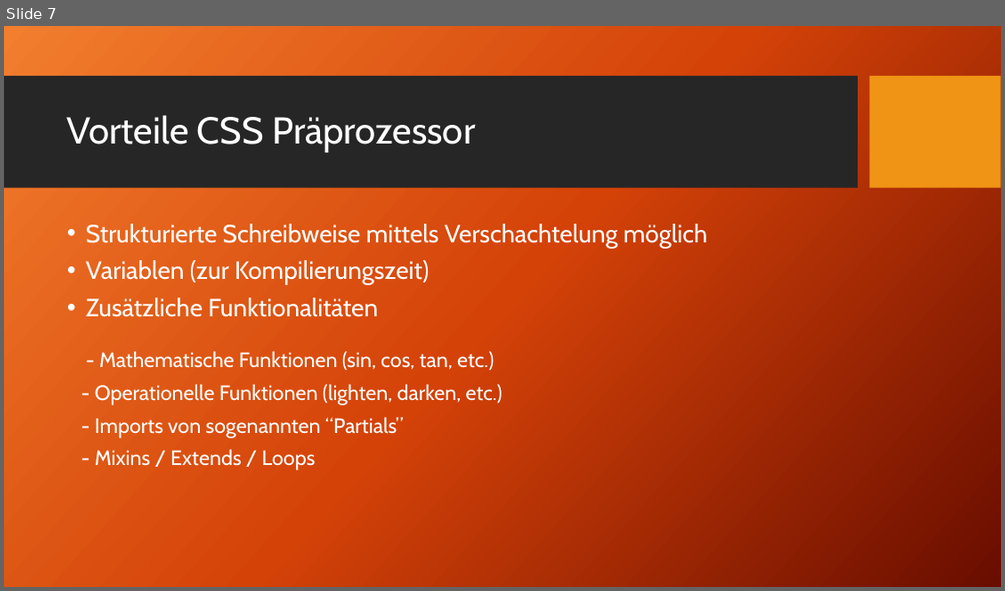
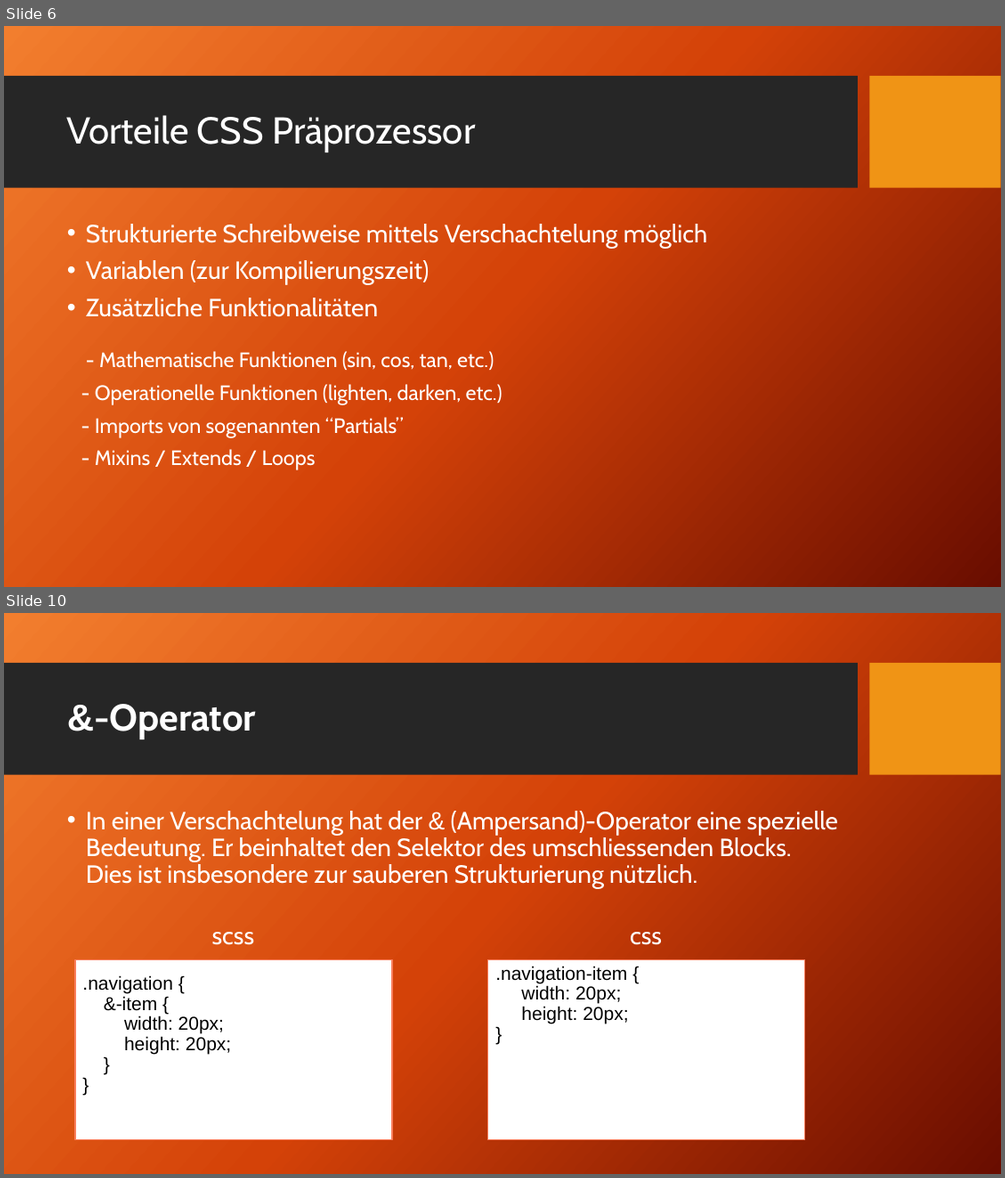
Before and after one commit to TomFrey/htmlCssBasicUebungen, a slide deck: sass Schulung.pptx. Shown one above the other, each under a label of ours: slide 7 before the commit, slides 6 and 10 after it; the slides between them are not shown. The pictures are 1005x591 and 1005x1178 pixels, drawn with LibreOffice and Linux fonts; fonts in the diff are those of the drawing; background and template pictures are left out. Boxes give left, top, right and bottom in pixels: in the first picture for what was removed or moved away, otherwise in the second. Text is boxed around its words. In the diff, an @@ line names an element or a change of style, - is before the commit and + after.

```diff
--- a/sass Schulung.pptx
+++ b/sass Schulung.pptx
@@ slide 10 added at box(4, 613, 1001, 1174), background picture (left out); not listed: 2 template elements that a slide beside it also shows @@
@@ title added at box(67, 704, 256, 738), 36 pt, text #FFFFFF, bold @@
+&-Operator
@@ text added at box(86, 811, 838, 888), 24 pt, text #FFFFFF @@
+• In einer Verschachtelung hat der & (Ampersand)-Operator eine spezielle Bedeutung. Er beinhaltet den Selektor des umschliessenden Blocks. Dies ist insbesondere zur sauberen Strukturierung nützlich.
@@ text added at box(212, 932, 254, 945), 24 pt, text #FFFFFF @@
+scss
@@ text added at box(630, 932, 662, 945), 24 pt, text #FFFFFF @@
+css
@@ rectangle added at box(75, 960, 392, 1140), fill #FFFFFF, outline #FA7E5C 1 pt, 18 pt, text #000000 @@
+.navigation {
+&-item {
+width: 20px;
+height: 20px;
+}
+}
@@ rectangle added at box(488, 960, 806, 1140), fill #FFFFFF, outline #FA7E5C 1 pt, 18 pt, text #000000 @@
+.navigation-item {
+width: 20px;
+height: 20px;
+}
@@ what was slide 7 is now slide 6 @@
```
Also in this commit, not shown: 3 slides changed, 22 other slides added, 4 slides removed, 1 other file.
